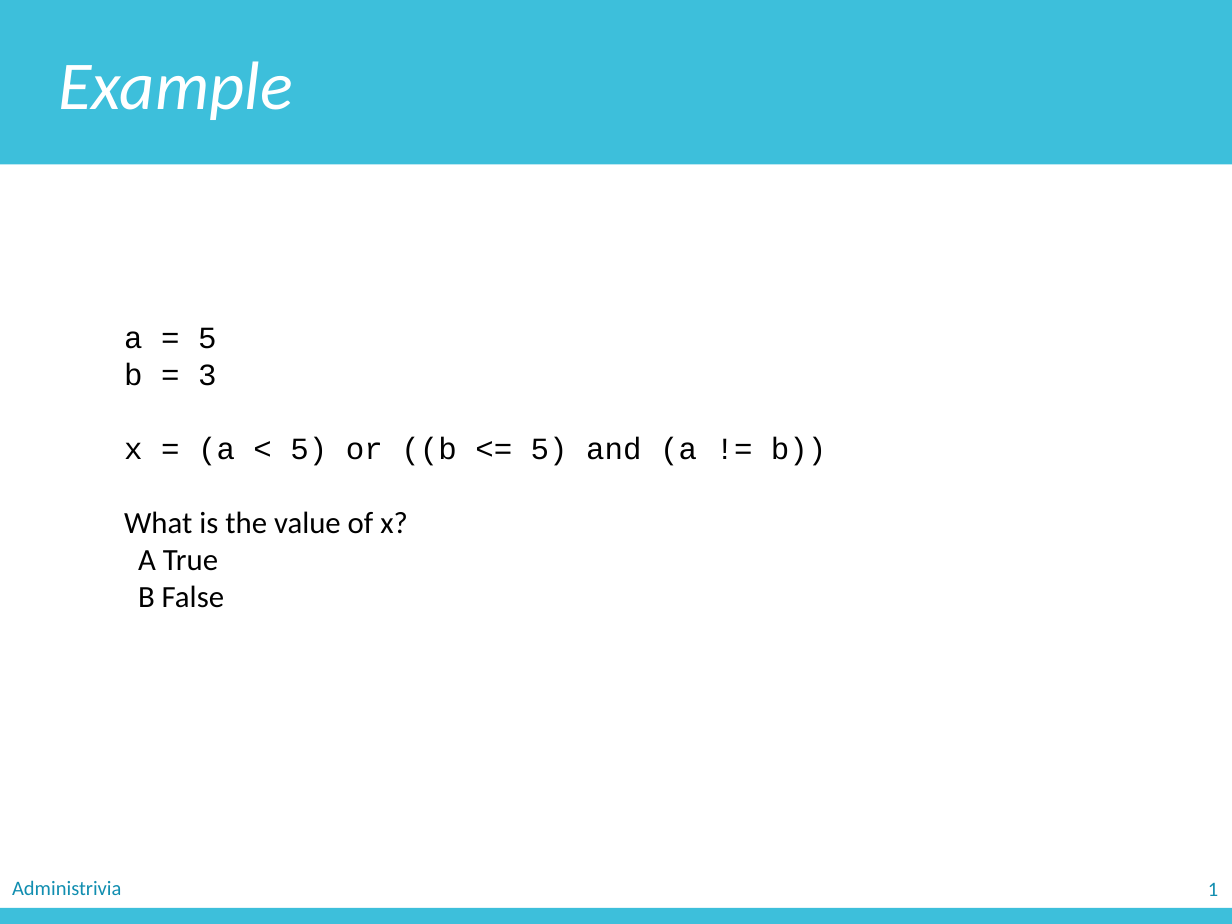
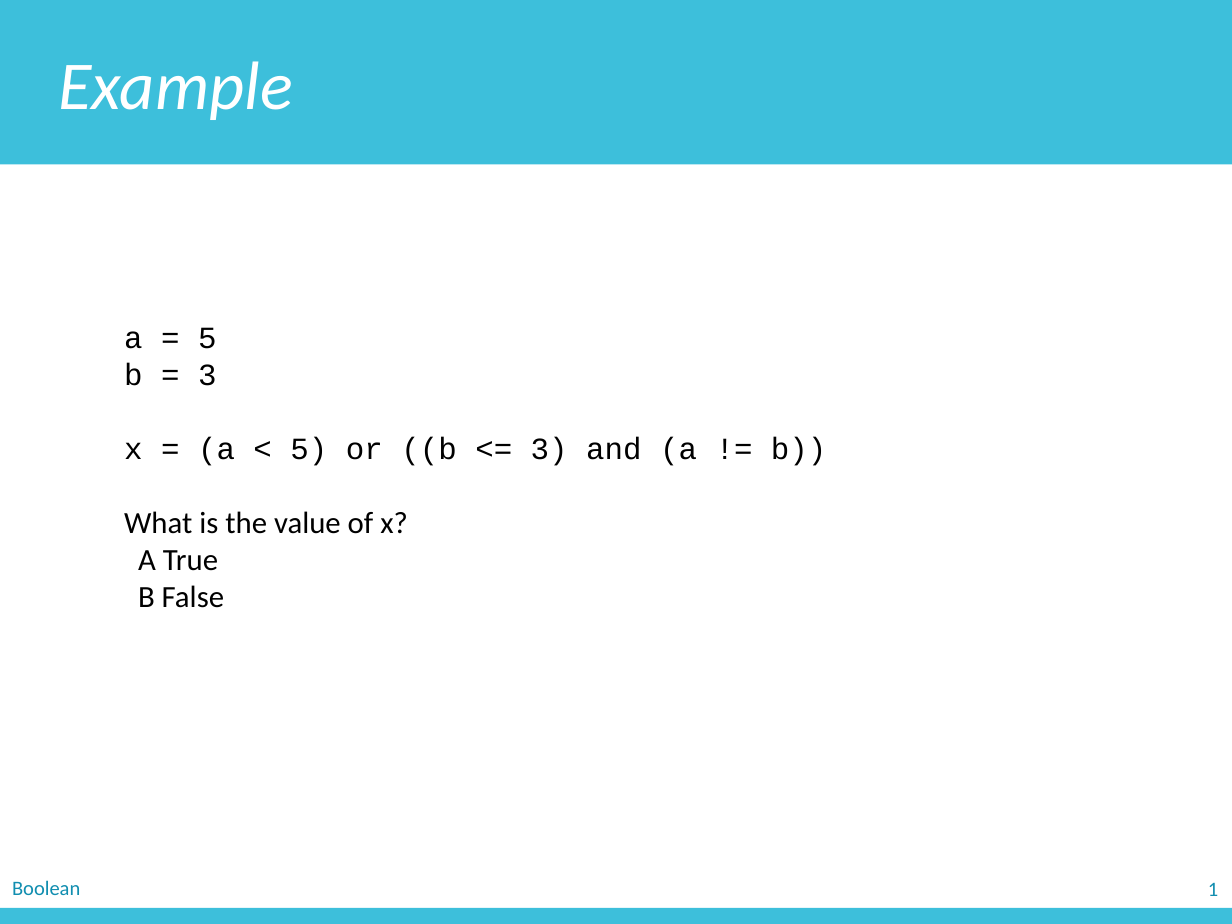
Before and after one commit to zichengliao/zuics101-fa17, a slide deck: slide 51 of lectures/lec05/lec05.pptx (slide 47 before the commit). Drawn at 1232x924 pixels with LibreOffice and Linux fonts; fonts in the diff are those of the drawing. Boxes give left, top, right and bottom in pixels: in the first picture for what was removed or moved away, otherwise in the second. Text is boxed around its words. In the diff, an @@ line names an element or a change of style, - is before the commit and + after.

```diff
--- a/lectures/lec05/lec05.pptx
+++ b/lectures/lec05/lec05.pptx
@@ text at bbox=[124, 437, 826, 466]: text changed @@
-x = (a < 5) or ((b <= 5) and (a != b))
+x = (a < 5) or ((b <= 3) and (a != b))
@@ text removed at bbox=[12, 880, 121, 895] @@
-Administrivia
@@ text added at bbox=[12, 880, 80, 895], 12 pt, text #118EB0 @@
+Boolean
```
Also in this commit, not shown: 50 other slides changed, 4 slides added, 1 slide removed, 1 other file.
